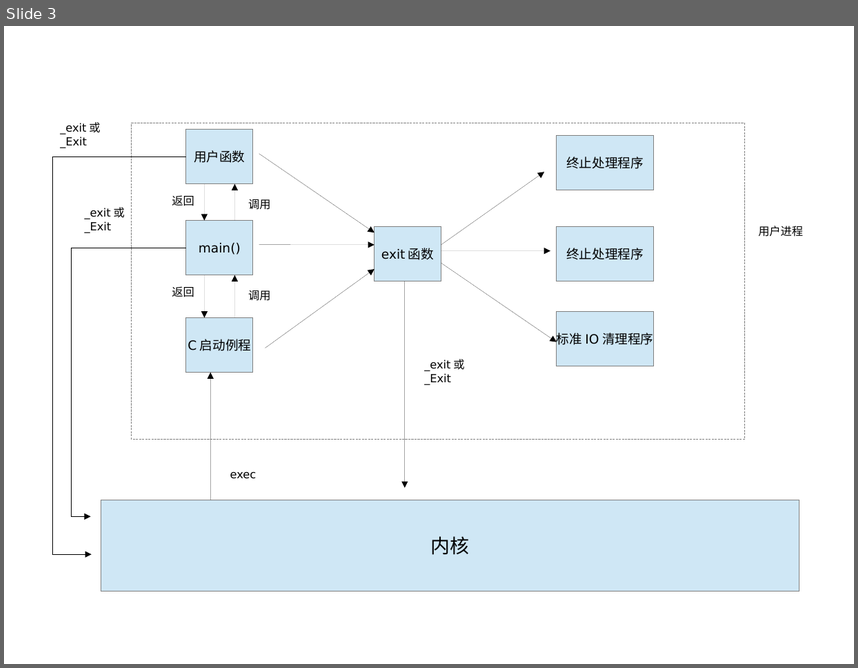
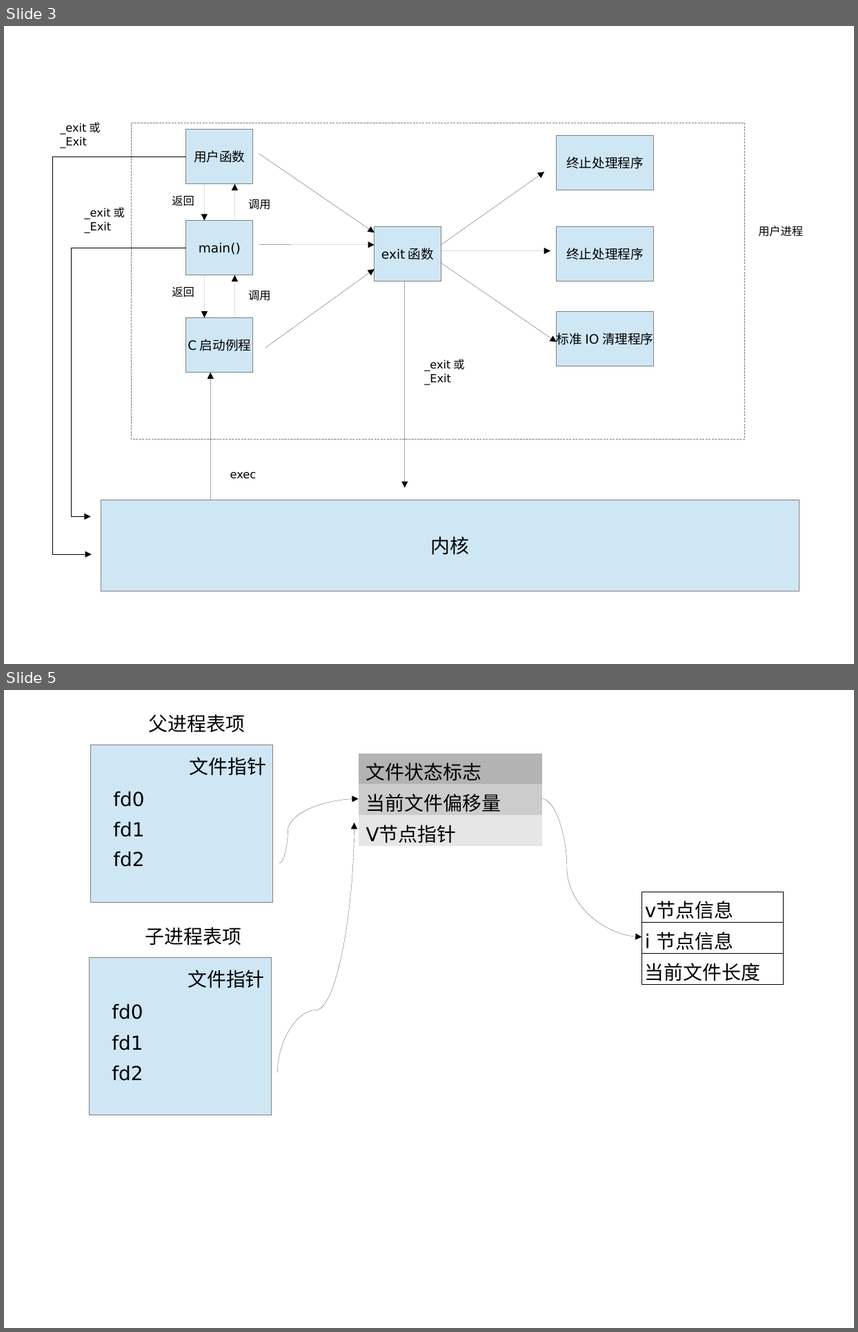
Before and after one commit to mty2015/study_notes, a slide deck: AUP2/images/未命名 1.odp. Shown one above the other, each under a label of ours: slide 3 before the commit, slides 3 and 5 after it; the slides between them are not shown. The pictures are 858x668 and 858x1332 pixels, drawn with LibreOffice and Linux fonts; fonts in the diff are those of the drawing. Boxes give left, top, right and bottom in pixels: in the first picture for what was removed or moved away, otherwise in the second. Text is boxed around its words. In the diff, an @@ line names an element or a change of style, - is before the commit and + after.

```diff
--- a/AUP2/images/未命名 1.odp
+++ b/AUP2/images/未命名 1.odp
@@ slide 5 added at box(4, 690, 854, 1328), background #FFFFFF @@
@@ text added at box(149, 714, 245, 733), 18 pt, text #000000 @@
+父进程表项
@@ rectangle added at box(90, 745, 272, 903), fill #CFE7F5, outline #808080 0 pt @@
@@ text added at box(189, 757, 266, 776), 18 pt, text #000000 @@
+文件指针
@@ table added at box(359, 753, 542, 846), 3 rows, 1 columns @@
+文件状态标志
+当前文件偏移量
+V节点指针
@@ table added at box(110, 785, 263, 871), 3 rows, 2 columns @@
+fd0 | 
+fd1 | 
+fd2 | 
@@ curved arrow added from (279, 862) to (359, 799), #000000 0 pt @@
@@ curved arrow added from (542, 799) to (642, 937), #000000 0 pt @@
@@ curved arrow added from (278, 1073) to (355, 822), #000000 0 pt @@
@@ table added at box(642, 891, 783, 984), 3 rows, 1 columns @@
+v节点信息
+i 节点信息
+当前文件长度
@@ text added at box(145, 927, 242, 945), 18 pt, text #000000 @@
+子进程表项
@@ rectangle added at box(89, 957, 271, 1115), fill #CFE7F5, outline #808080 0 pt @@
@@ text added at box(188, 969, 265, 988), 18 pt, text #000000 @@
+文件指针
@@ table added at box(109, 997, 261, 1083), 3 rows, 2 columns @@
+fd0 | 
+fd1 | 
+fd2 | 
```
Also in this commit, not shown: 1 slide changed, 4 other files.
